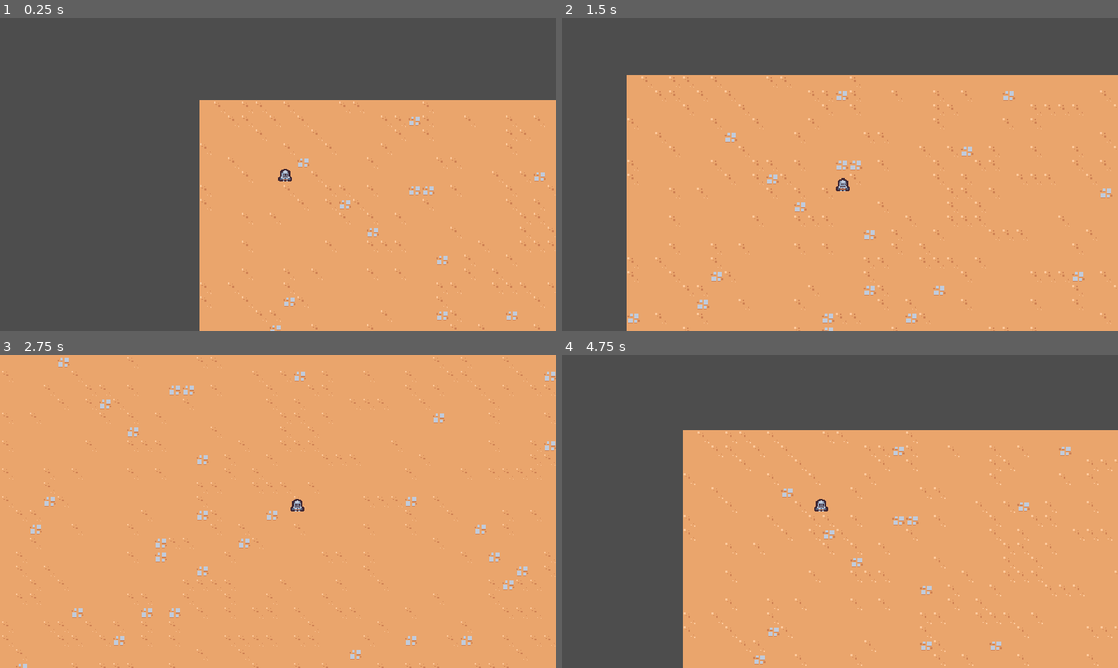
Above: before the commit, frames 1-4 (two rows, left to right).
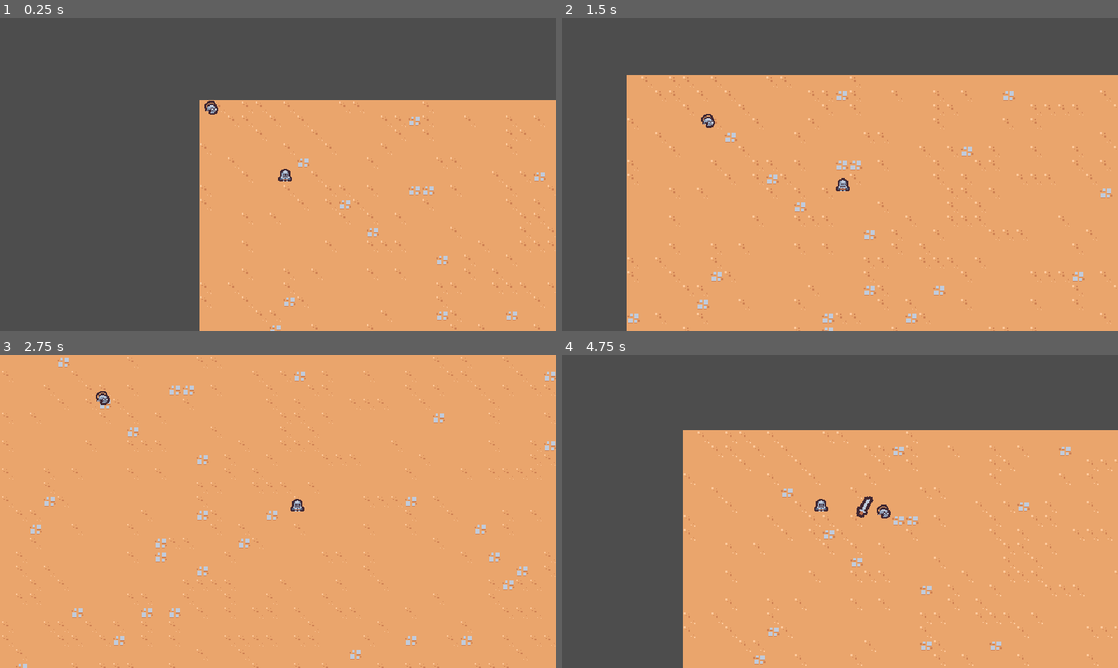
Above: after the commit, the same moments.

Repository: taikinaka/Godot_2D_RogueLike_Project
Game: Godot game, scene res://scenes/Main/main.tscn
The game is run twice, just before and just after one commit, with the same random seed, the same clock (stepped at 60 frames per second) and the same inputs.
Inputs:
- Up to frame 1 (0.25 s): no input
- Up to frame 2 (1.5 s): hold D (move_right) 0.53-1.28 s; hold S (move_down) from 1.28 s (still down)
- Up to frame 3 (2.75 s): release S (move_down) at 2.03 s; hold D (move_right) from 2.03 s (still down)
- Up to frame 4 (4.75 s): release D (move_right) at 2.78 s; hold W (move_up) 2.78-3.53 s; hold A (move_left) from 3.53 s (still down)

The runs differ from the first frame. In frame 1, less than 0.1% of the frame differs, in the area x 36-40%, y 26-31%; in frame 2, less than 0.1%; in frame 3, less than 0.1%; in frame 4, 0.2%, in the area x 52-60%, y 45-53%.

Commit message:
Added Sword Animation

Diff:
--- a/scenes/Main/main.tscn
+++ b/scenes/Main/main.tscn
@@ -1,8 +1,9 @@
-[gd_scene load_steps=4 format=3 uid="uid://cltq7fxi6rgum"]
+[gd_scene load_steps=5 format=3 uid="uid://cltq7fxi6rgum"]
 
 [ext_resource type="TileSet" uid="uid://d24g0lgf37iuv" path="res://resources/tileset.tres" id="1_5ec6j"]
 [ext_resource type="PackedScene" uid="uid://dccnps46x7asm" path="res://scenes/player/player.tscn" id="1_37ass"]
 [ext_resource type="PackedScene" uid="uid://5t86aou4bryi" path="res://scenes/game_camera/game_camera.tscn" id="1_54jve"]
+[ext_resource type="PackedScene" uid="uid://2a7ujdftk6nf" path="res://scenes/basic_enemy/basic_enemy.tscn" id="2_1bttw"]
 
 [node name="Main" type="Node"]
 
@@ -13,5 +14,7 @@
 format = 2
 layer_0/tile_data = PackedInt32Array(1441831, 65536, 4, 1376295, 0, 4, 1310759, 393216, 3, 1245223, 0, 4, 1179687, 0, 4 …(26157 unchanged characters)…
 
+[node name="BasicEnemy" parent="." instance=ExtResource("2_1bttw")]
+
 [node name="Player" parent="." instance=ExtResource("1_37ass")]
 position = Vector2(99, 94)
--- /dev/null
+++ b/scenes/ability/sword_ability/sword_ability.tscn
@@ -0,0 +1,91 @@
+[gd_scene load_steps=5 format=3 uid="uid://duucx47q4yhuq"]
+
+[ext_resource type="Texture2D" uid="uid://c05m3bti54qsd" path="res://scenes/ability/sword_ability/sword.png" id="1_uuqc4"]
+
+[sub_resource type="Animation" id="Animation_wk30h"]
+resource_name = "swing"
+length = 0.75
+step = 0.05
+tracks/0/type = "value"
+tracks/0/imported = false
+tracks/0/enabled = true
+tracks/0/path = NodePath("Sprite2D:rotation")
+tracks/0/interp = 2
+tracks/0/loop_wrap = true
+tracks/0/keys = {
+"times": PackedFloat32Array(0, 0.2, 0.366096, 0.75),
+"transitions": PackedFloat32Array(1, 1, 2.07053, 1),
+"update": 0,
+"values": [0.0, 0.0, 3.14159, -1.5708]
+}
+tracks/1/type = "value"
+tracks/1/imported = false
+tracks/1/enabled = true
+tracks/1/path = NodePath("Sprite2D:scale")
+tracks/1/interp = 2
+tracks/1/loop_wrap = true
+tracks/1/keys = {
+"times": PackedFloat32Array(0, 0.1, 0.2, 0.35, 0.5, 0.75),
+"transitions": PackedFloat32Array(1, 1, 1, 1, 1, 2.07053),
+"update": 0,
+"values": [Vector2(0, 0), Vector2(1.25, 1.25), Vector2(1.75, 1.75), Vector2(1, 1), Vector2(1.25, 1.25), Vector2(0, 0)]
+}
+tracks/2/type = "method"
+tracks/2/imported = false
+tracks/2/enabled = true
+tracks/2/path = NodePath(".")
+tracks/2/interp = 1
+tracks/2/loop_wrap = true
+tracks/2/keys = {
+"times": PackedFloat32Array(0.75),
+"transitions": PackedFloat32Array(1),
+"values": [{
+"args": [],
+"method": &"queue_free"
+}]
+}
+
+[sub_resource type="Animation" id="Animation_ahk84"]
+length = 0.001
+tracks/0/type = "value"
+tracks/0/imported = false
+tracks/0/enabled = true
+tracks/0/path = NodePath("Sprite2D:rotation")
+tracks/0/interp = 1
+tracks/0/loop_wrap = true
+tracks/0/keys = {
+"times": PackedFloat32Array(0),
+"transitions": PackedFloat32Array(1),
+"update": 0,
+"values": [0.0]
+}
+tracks/1/type = "value"
+tracks/1/imported = false
+tracks/1/enabled = true
+tracks/1/path = NodePath("Sprite2D:scale")
+tracks/1/interp = 1
+tracks/1/loop_wrap = true
+tracks/1/keys = {
+"times": PackedFloat32Array(0),
+"transitions": PackedFloat32Array(1),
+"update": 0,
+"values": [Vector2(1, 1)]
+}
+
+[sub_resource type="AnimationLibrary" id="AnimationLibrary_xr7i0"]
+_data = {
+"RESET": SubResource("Animation_ahk84"),
+"swing": SubResource("Animation_wk30h")
+}
+
+[node name="sword_ability" type="Node2D"]
+
+[node name="AnimationPlayer" type="AnimationPlayer" parent="."]
+libraries = {
+"": SubResource("AnimationLibrary_xr7i0")
+}
+autoplay = "swing"
+
+[node name="Sprite2D" type="Sprite2D" parent="."]
+texture = ExtResource("1_uuqc4")
+offset = Vector2(0, -4)
--- /dev/null
+++ b/scenes/ability/sword_ability/sword_ability_controller.gd
@@ -0,0 +1,18 @@
+extends Node
+
+@export var sword_ability: PackedScene
+
+# Called when the node enters the scene tree for the first time.
+func _ready():
+	$Timer.timeout.connect(on_timer_timeout)
+
+
+func on_timer_timeout():
+	print("DO something")
+	var player = get_tree().get_first_node_in_group("player") as Node2D
+	if player == null:
+		return
+
+	var sword_instance = sword_ability.instantiate() as Node2D
+	player.get_parent().add_child(sword_instance)
+	sword_instance.global_position=player.global_position
--- /dev/null
+++ b/scenes/ability/sword_ability/sword_ability_controller.tscn
@@ -0,0 +1,12 @@
+[gd_scene load_steps=3 format=3 uid="uid://dw5oa0ccdo0jf"]
+
+[ext_resource type="Script" path="res://scenes/ability/sword_ability/sword_ability_controller.gd" id="1_5fauf"]
+[ext_resource type="PackedScene" uid="uid://duucx47q4yhuq" path="res://scenes/ability/sword_ability/sword_ability.tscn" id="2_0uw66"]
+
+[node name="SwordAbilityController" type="Node"]
+script = ExtResource("1_5fauf")
+sword_ability = ExtResource("2_0uw66")
+
+[node name="Timer" type="Timer" parent="."]
+wait_time = 1.501
+autostart = true
--- /dev/null
+++ b/scenes/basic_enemy/basic_enemy.gd
@@ -0,0 +1,19 @@
+extends CharacterBody2D
+
+const MAX_SPEED = 75
+# Called when the node enters the scene tree for the first time.
+func _ready() -> void:
+	pass # Replace with function body.
+
+
+# Called every frame. 'delta' is the elapsed time since the previous frame.
+func _process(delta: float) -> void:
+	var direction = get_direction_to_player()
+	velocity = direction * MAX_SPEED
+	move_and_slide()
+
+func get_direction_to_player():
+	var player_node = get_tree().get_first_node_in_group("player") as Node2D
+	if player_node != null:
+		return (player_node.global_position-global_position).normalized()
+	return Vector2.ZERO
--- /dev/null
+++ b/scenes/basic_enemy/basic_enemy.tscn
@@ -0,0 +1,19 @@
+[gd_scene load_steps=4 format=3 uid="uid://2a7ujdftk6nf"]
+
+[ext_resource type="Script" path="res://scenes/basic_enemy/basic_enemy.gd" id="1_045xe"]
+[ext_resource type="Texture2D" uid="uid://ugjv6woop3oq" path="res://scenes/basic_enemy/basic_enemy.png" id="1_j3qys"]
+
+[sub_resource type="CircleShape2D" id="CircleShape2D_u0mej"]
+
+[node name="BasicEnemy" type="CharacterBody2D"]
+collision_layer = 0
+script = ExtResource("1_045xe")
+
+[node name="Sprite2D" type="Sprite2D" parent="."]
+texture = ExtResource("1_j3qys")
+offset = Vector2(0, -4)
+
+[node name="CollisionShape2D" type="CollisionShape2D" parent="."]
+position = Vector2(0, -5)
+scale = Vector2(0.47, 0.47)
+shape = SubResource("CircleShape2D_u0mej")
--- a/scenes/player/player.tscn
+++ b/scenes/player/player.tscn
@@ -1,13 +1,19 @@
-[gd_scene load_steps=4 format=3 uid="uid://dccnps46x7asm"]
+[gd_scene load_steps=5 format=3 uid="uid://dccnps46x7asm"]
 
 [ext_resource type="Texture2D" uid="uid://bgnrysobpx4xr" path="res://scenes/player/player.png" id="1_6hh1q"]
 [ext_resource type="Script" path="res://scenes/player/player.gd" id="1_w0xrc"]
+[ext_resource type="PackedScene" uid="uid://dw5oa0ccdo0jf" path="res://scenes/ability/sword_ability/sword_ability_controller.tscn" id="2_3cyb8"]
 
 [sub_resource type="CircleShape2D" id="CircleShape2D_6y1df"]
 radius = 5.0
 
 [node name="Player" type="CharacterBody2D" groups=["player"]]
+collision_layer = 0
 script = ExtResource("1_w0xrc")
+
+[node name="AbilityManager" type="Node" parent="."]
+
+[node name="SwordAbilityController" parent="AbilityManager" instance=ExtResource("2_3cyb8")]
 
 [node name="Sprite2D" type="Sprite2D" parent="."]
 texture = ExtResource("1_6hh1q")
Binary file added: scenes/ability/sword_ability/sword.png
Not shown, added: scenes/ability/sword_ability/sword.png.import
Binary file added: scenes/basic_enemy/basic_enemy.png
Not shown, added: scenes/basic_enemy/basic_enemy.png.import
